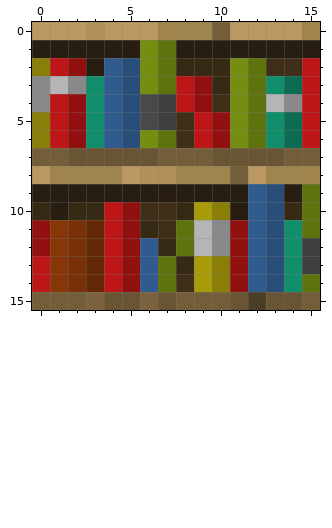
One commit to this pixel-art sprite: src/main/resources/assets/minecraft/mcpatcher/ctm/bookshelf/1.png. This is how it looked before the edit.
The file is 16x16 pixels. Colours within 5 levels of each other are drawn and written as one.
The same view after the edit:
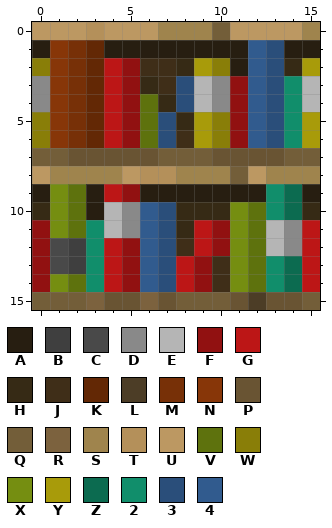
Palette (. is transparent): A #271e11  B #3f3f3f  C #494949  D #898989  E #b5b5b5  F #911111  G #bc1616  H #362a15  J #3f2e18  K #632805  L #4c3d26  M #773007  N #873608  P #695433  Q #735e39  R #7c623e  S #9f844d  T #b4905a  U #bc9862  V #5e720d  W #897e08  X #758e11  Y #a89b0a  Z #0c6b50  2 #118e6b  3 #2a4e7a  4 #315b8e
Edits made:
y 1: x 1..3 AAA -> NMK; x 6..7 XV -> AA; x 12..13 AA -> 43
y 2: x 1..7 GFA43XV -> NMKGFJJ; x 9..15 HHXVJJG -> YWA43HY
y 3: x 1..15 ED243XVGFHXV2ZG -> NMKGFHJ3EDF432E
y 4: x 1..15 GF243CBGFJXVEDG -> NMKGFVH3EDF432E
y 5: x 1..15 GF243CBJGFXV2ZG -> NMKGFV3HYWF432Y
y 6: x 1..7 GF243XV -> NMKGFV3; x 9..15 GFXV2ZG -> YWF432Y
y 9: x 1..2 AA -> XV; x 4..5 AA -> GF; x 12..15 43AV -> A2ZA
y 10: x 1..7 AHHGFJJ -> XVAED43; x 9..15 YWA43HV -> HHXV2ZH
y 11: x 1..15 NMKGFHJVEDF432V -> XV2ED43HGFXVEDG
y 12: x 1..3 NMK -> CB2; x 7..15 HVEDF432B -> 3JGFXVEDG
y 13: x 0..3 GNMK -> FCB2; x 7..15 VHYWF432B -> 3GFJXV2ZG
y 14: x 0..3 GNMK -> FXV2; x 7..15 VJYWF432V -> 3GFJXV2ZG
Pixel boxes of the changes (left, top, right, bottom) in both pictures:
changed: (32, 40, 320, 292)
